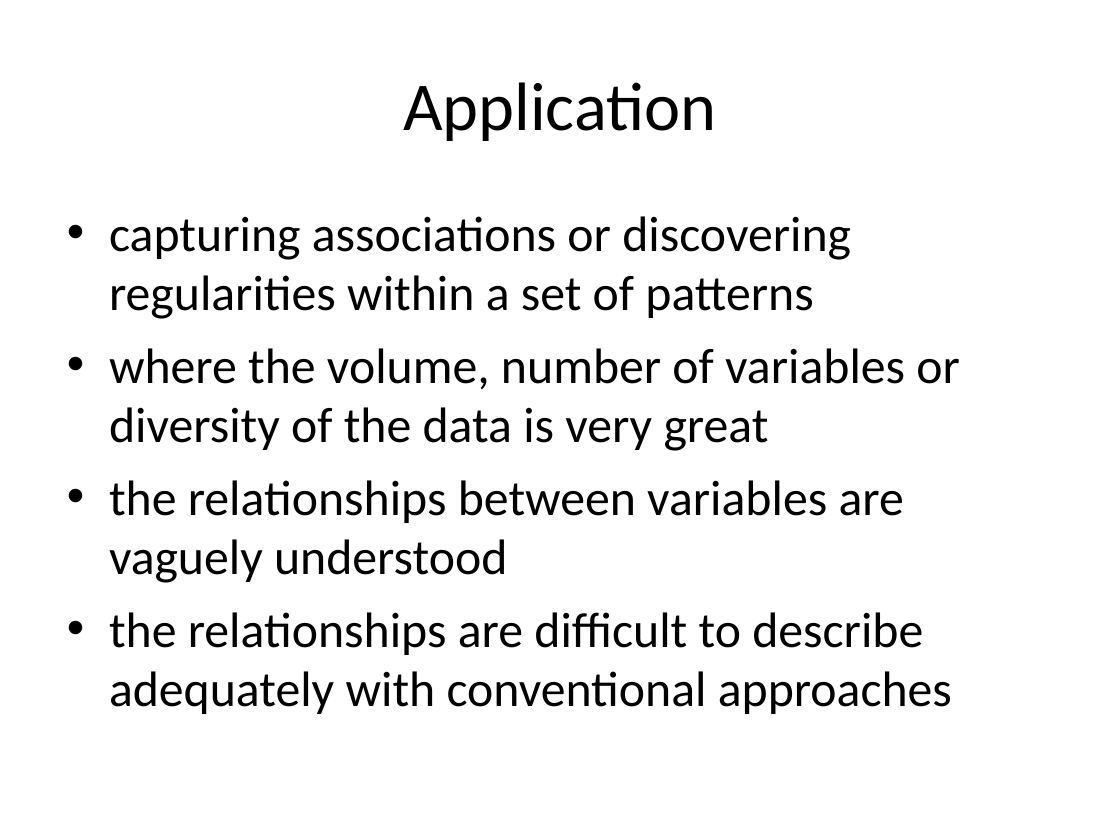
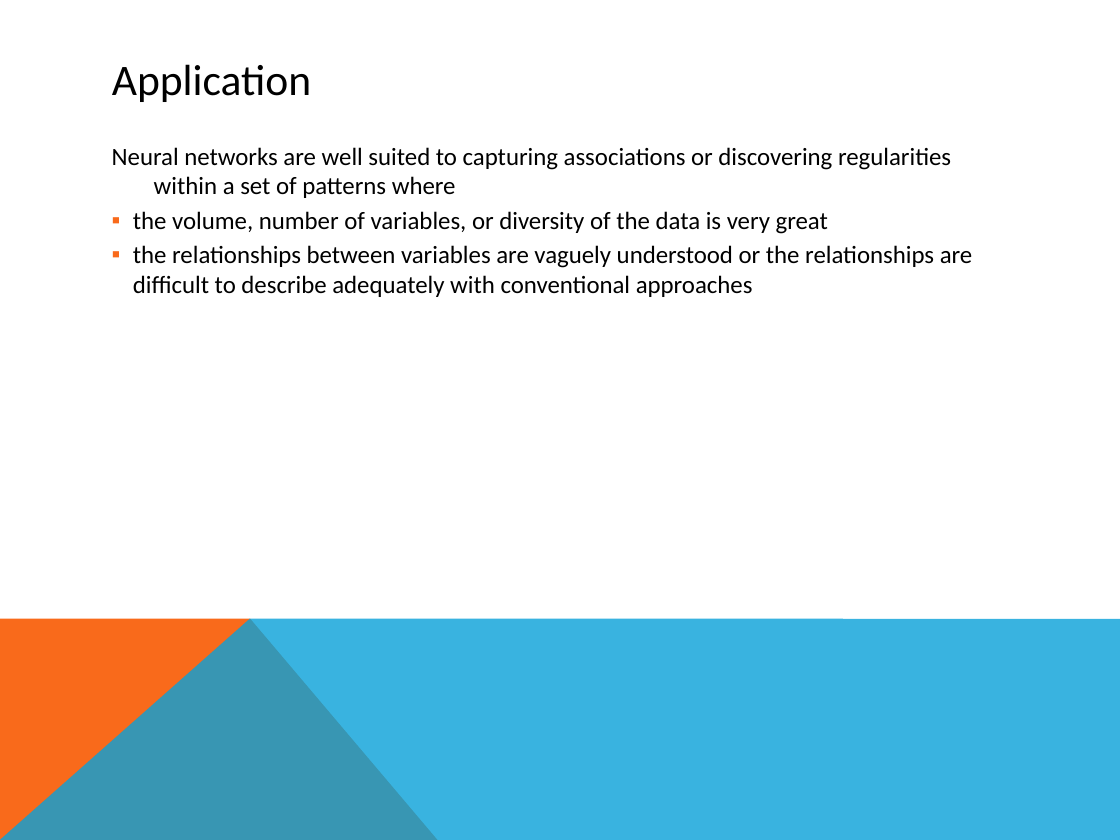
Before and after one commit to mazzas/School, a slide deck: slide 4 of SE4910/Project/Neural Network Toolbox.ppt. Drawn at 1120x840 pixels with LibreOffice and Linux fonts; fonts in the diff are those of the drawing. Boxes give left, top, right and bottom in pixels: in the first picture for what was removed or moved away, otherwise in the second. Text is boxed around its words. In the diff, an @@ line names an element or a change of style, - is before the commit and + after.

```diff
--- a/SE4910/Project/Neural Network Toolbox.ppt
+++ b/SE4910/Project/Neural Network Toolbox.ppt
@@ title "Application": place and size @@
-title "Application" at box(403, 82, 716, 141)
+title "Application" at box(112, 64, 311, 102)
@@ title "Application" at box(112, 64, 311, 102): size 44 to 28 pt; alignment centre to left @@
@@ text at box(112, 147, 973, 297): text changed; size 32 to 16 pt @@
-• capturing associations or discovering regularities within a set of patterns
-• where the volume, number of variables or diversity of the data is very great
-• the relationships between variables are vaguely understood
-• the relationships are difficult to describe adequately with conventional approaches
+Neural networks are well suited to capturing associations or discovering regularities within a set of patterns where
+  ▪ the volume, number of variables, or diversity of the data is very great
+  ▪ the relationships between variables are vaguely understood or the relationships are difficult to describe adequately with conventional approaches
@@ freeform shape added at box(0, 618, 438, 840), fill #F96A1B @@
@@ freeform shape added at box(0, 618, 1120, 840), fill #08A1D9 at 80% opacity @@
```
Also in this commit, not shown: 19 other slides changed, 10 slides added, 3 slides removed.
